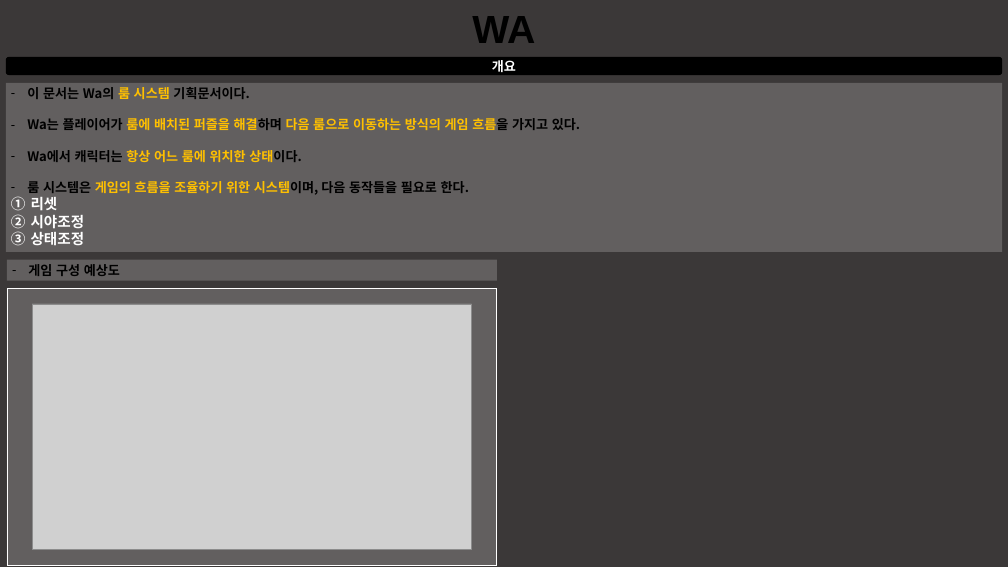
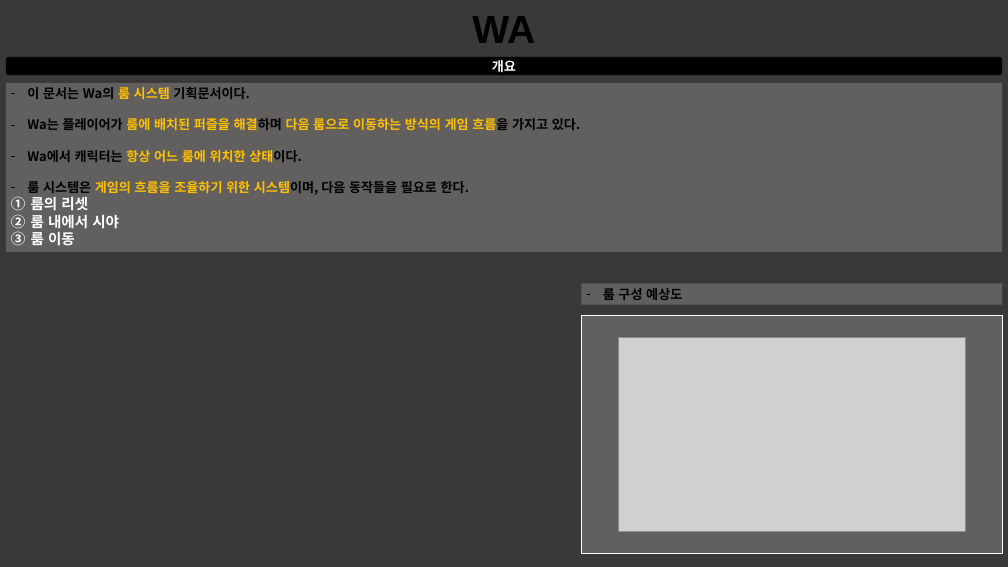
Before and after one commit to taeseongeom/WA, a slide deck: slide 3 of 기획서/신버전/룸 시스템.pptx. Drawn at 1008x567 pixels with LibreOffice and Linux fonts; fonts in the diff are those of the drawing; grey boxes stand for pictures. Boxes give left, top, right and bottom in pixels: in the first picture for what was removed or moved away, otherwise in the second. Text is boxed around its words. In the diff, an @@ line names an element or a change of style, - is before the commit and + after.

Commit message:
수정사항
-로드맵 일단 조금이라도 쓴거 올림
-캐릭터 기력삭제
(대쉬는 그냥 자원을 사용하는 것이 아니라 지속시간과 쿨타임(딜레이) 있는걸로...)
-룸 시스템 대략적으로 완성
(룸 리셋은 퍼즐마다 리셋여부를 배치과정에서 할수 있도록하고, 퍼즐해결여부와 관계없이 항상 리셋되도록하기)
-초기 점프맵 레벨 일단 완료
-카메라 일단 조금 수정
(카메라 캐릭터랑 뗄거죠?)

```diff
--- a/기획서/신버전/룸 시스템.pptx
+++ b/기획서/신버전/룸 시스템.pptx
@@ text in rectangle at box(31, 197, 119, 249): text changed @@
-1. 리셋
-2. 시야조정
-3. 상태조정
+1. 룸의 리셋
+2. 룸 내에서 시야
+3. 룸 이동
@@ rectangle "룸 구성 예상도": place and size @@
-rectangle "룸 구성 예상도" at box(7, 260, 497, 281)
+rectangle "룸 구성 예상도" at box(581, 284, 1002, 305)
@@ text in rectangle at box(603, 288, 682, 300): text changed @@
-– 게임 구성 예상도
+– 룸 구성 예상도
@@ rectangle: place and size @@
-rectangle at box(7, 288, 497, 565)
+rectangle at box(581, 316, 1002, 553)
@@ picture: place and size @@
-picture at box(32, 304, 472, 550)
+picture at box(619, 338, 965, 531)
```
Also in this commit, not shown: 2 other slides changed, 2 slides added, 1 slide removed, 5 other files.
